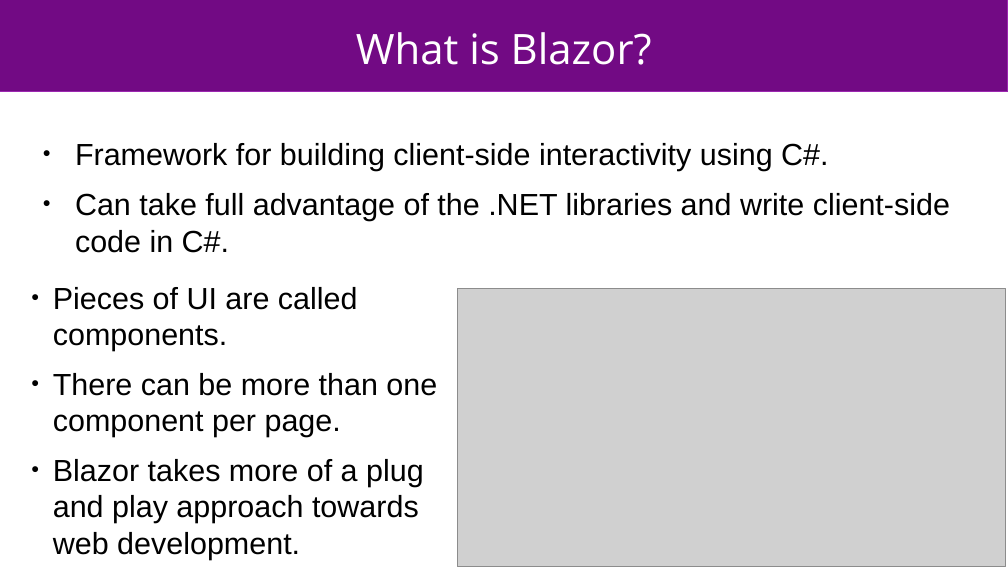
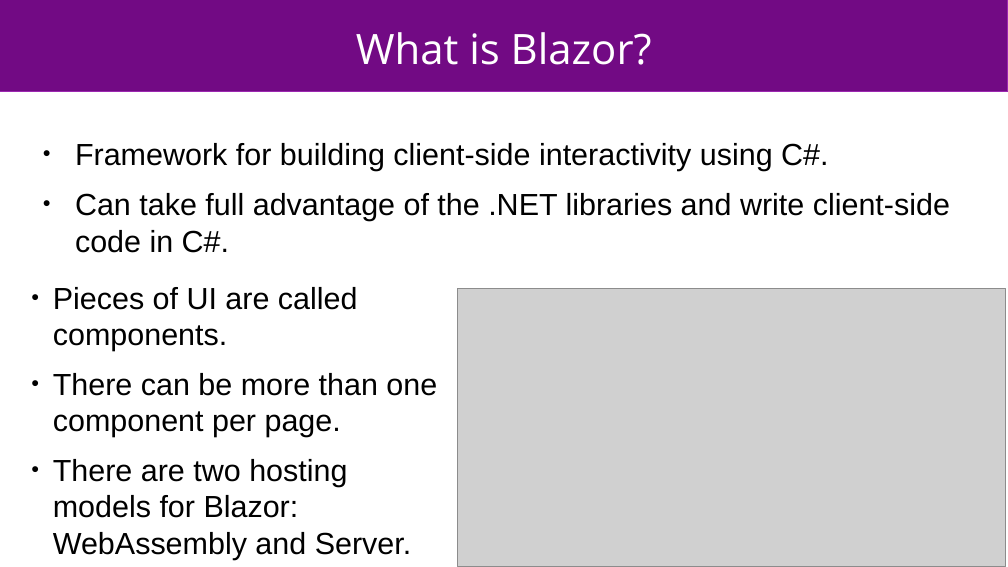
Before and after one commit to wheat32/BlazorTest, a slide deck: slide 3 of blazor_short.odp. Drawn at 1008x567 pixels with LibreOffice and Linux fonts; fonts in the diff are those of the drawing; grey boxes stand for pictures. Boxes give left, top, right and bottom in pixels: in the first picture for what was removed or moved away, otherwise in the second. Text is boxed around its words. In the diff, an @@ line names an element or a change of style, - is before the commit and + after.

```diff
--- a/blazor_short.odp
+++ b/blazor_short.odp
@@ text at box(53, 459, 412, 560): text changed @@
-● Blazor takes more of a plug and play approach towards web development.
+● There are two hosting models for Blazor: WebAssembly and Server.
```
Also in this commit, not shown: 6 other slides changed.
